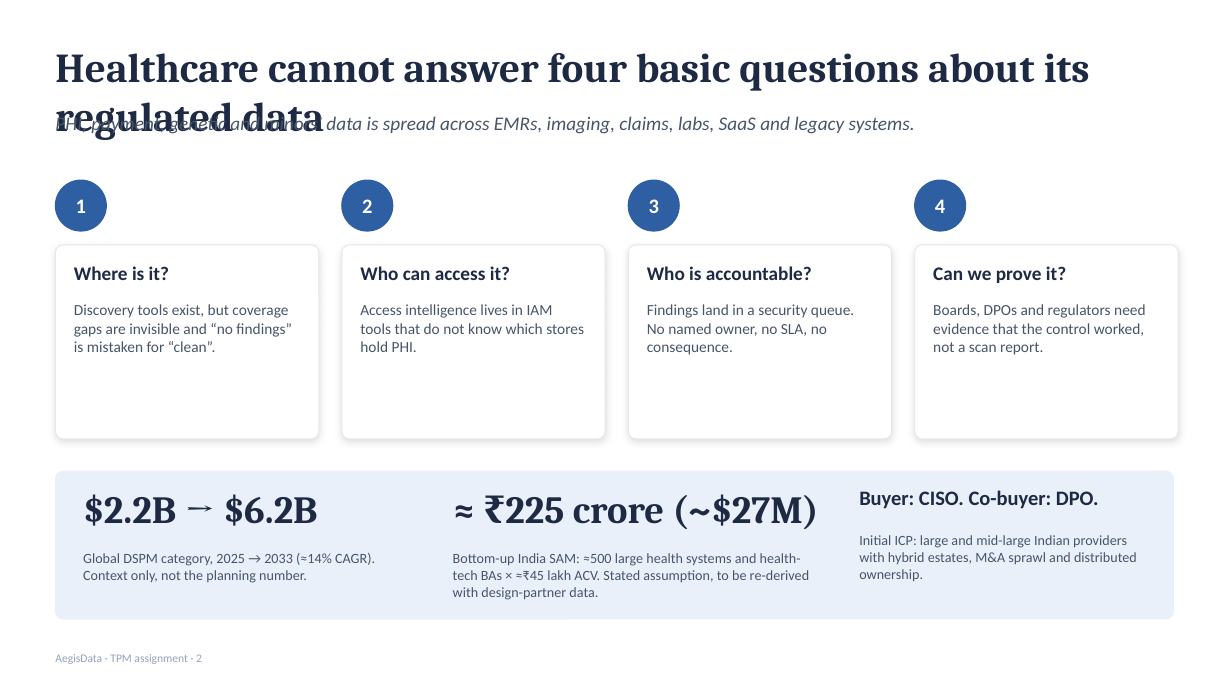
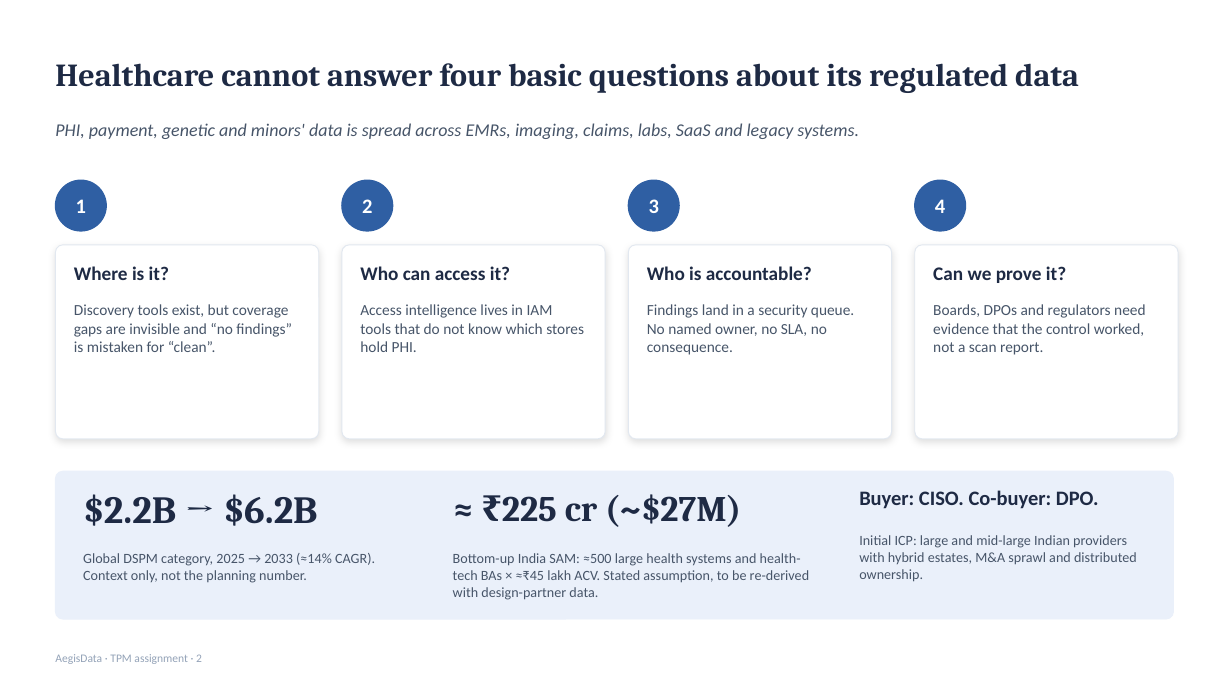
Before and after one commit to Isha1225/aegisdata, a slide deck: slide 2 of deck/AegisData_Deck.pptx. Drawn at 1232x693 pixels with LibreOffice and Linux fonts; fonts in the diff are those of the drawing. Boxes give left, top, right and bottom in pixels: in the first picture for what was removed or moved away, otherwise in the second. Text is boxed around its words. In the diff, an @@ line names an element or a change of style, - is before the commit and + after.

Commit message:
Deck: fix title wrapping and table spacing after visual QA

```diff
--- a/deck/AegisData_Deck.pptx
+++ b/deck/AegisData_Deck.pptx
@@ text "Healthcare cannot answer four basic ..." at box(55, 63, 1079, 93): size 32 to 25 pt; vertical alignment top to middle @@
@@ text "PHI, payment, genetic and minors' ...": place and size @@
-text "PHI, payment, genetic and minors' ..." at box(55, 114, 915, 135)
+text "PHI, payment, genetic and minors' ..." at box(55, 123, 859, 139)
@@ text "PHI, payment, genetic and minors' ..." at box(55, 123, 859, 139): size 15 to 14 pt @@
@@ text at box(502, 494, 741, 527): text changed; size 30 to 28 pt @@
-≈ ₹225 crore (~$27M)
+≈ ₹225 cr (~$27M)
```
Also in this commit, not shown: 13 other slides changed, 1 other file.
